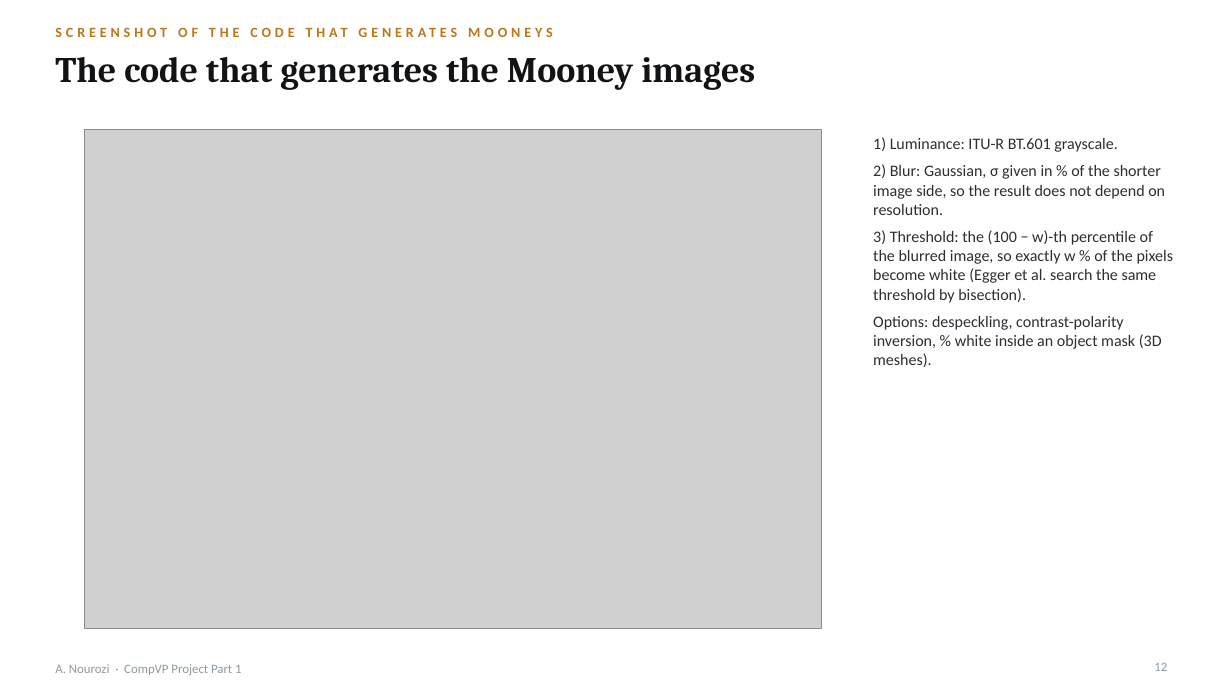
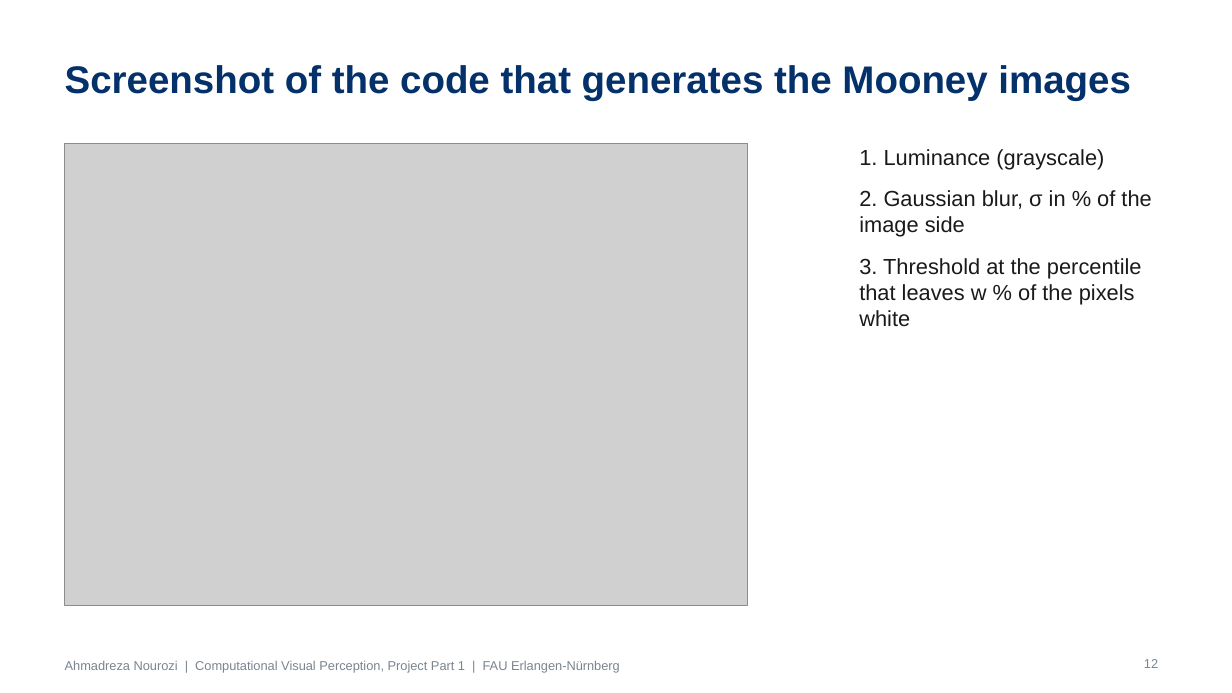
Before and after one commit to Ahmadrezanourozii/computer-vision-models-project, a slide deck: slide 12 of deliverables/Nourozi_23726011_CompVP_Part1.pptx. Drawn at 1232x693 pixels with LibreOffice and Linux fonts; fonts in the diff are those of the drawing; grey boxes stand for pictures. Boxes give left, top, right and bottom in pixels: in the first picture for what was removed or moved away, otherwise in the second. Text is boxed around its words. In the diff, an @@ line names an element or a change of style, - is before the commit and + after.

```diff
--- a/deliverables/Nourozi_23726011_CompVP_Part1.pptx
+++ b/deliverables/Nourozi_23726011_CompVP_Part1.pptx
@@ text removed at [55,18,795,44] @@
-SCREENSHOT OF THE CODE THAT GENERATES MOONEYS
@@ title "Screenshot of the code that ..." at [65,65,1131,101]: vertical alignment top to middle @@
@@ title at [65,65,1131,101]: text changed; size 28 to 30 pt; font Cambria to Arial; text colour #111315 to #04316A @@
-The code that generates the Mooney images
+Screenshot of the code that generates the Mooney images
@@ picture: place and size @@
-picture at [84,129,822,628]
+picture at [65,143,748,605]
@@ text at [859,149,1151,327]: text changed; size 12.5 to 17 pt; font Calibri to Arial; text colour #2B2F33 to #1A1A1A @@
-1) Luminance: ITU-R BT.601 grayscale.
-2) Blur: Gaussian, σ given in % of the shorter image side, so the result does not depend on resolution.
-3) Threshold: the (100 − w)-th percentile of the blurred image, so exactly w % of the pixels become white (Egger et al. search the same threshold by bisection).
-Options: despeckling, contrast-polarity inversion, % white inside an object mask (3D meshes).
+1. Luminance (grayscale)
+2. Gaussian blur, σ in % of the image side
+3. Threshold at the percentile that leaves w % of the pixels white
@@ page number: place and size @@
-page number at [1154,663,1167,671]
+page number at [1144,659,1158,668]
@@ page number at [1144,659,1158,668]: font Calibri to Arial, text colour #8E9AA3 to #7A8590 @@
@@ text at [65,660,620,673]: text changed; font Calibri to Arial; text colour #8E9AA3 to #7A8590 @@
-A. Nourozi · CompVP Project Part 1
+Ahmadreza Nourozi | Computational Visual Perception, Project Part 1 | FAU Erlangen-Nürnberg
```
Also in this commit, not shown: 13 other slides changed, 3 other files.
